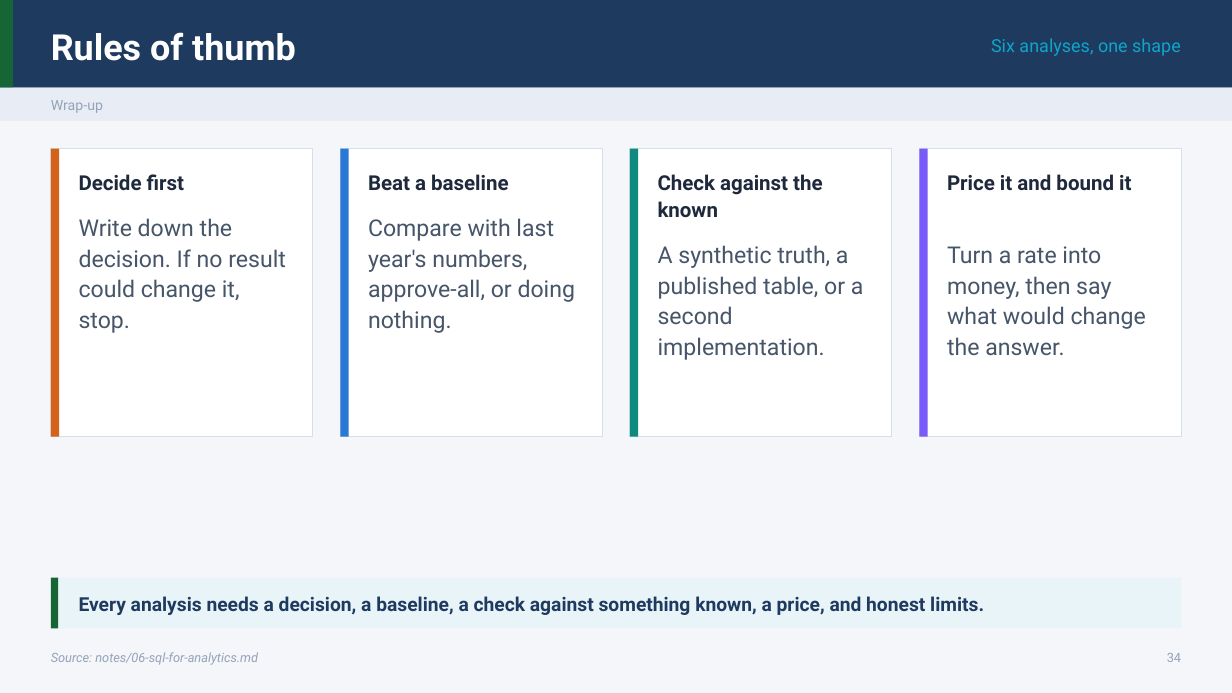
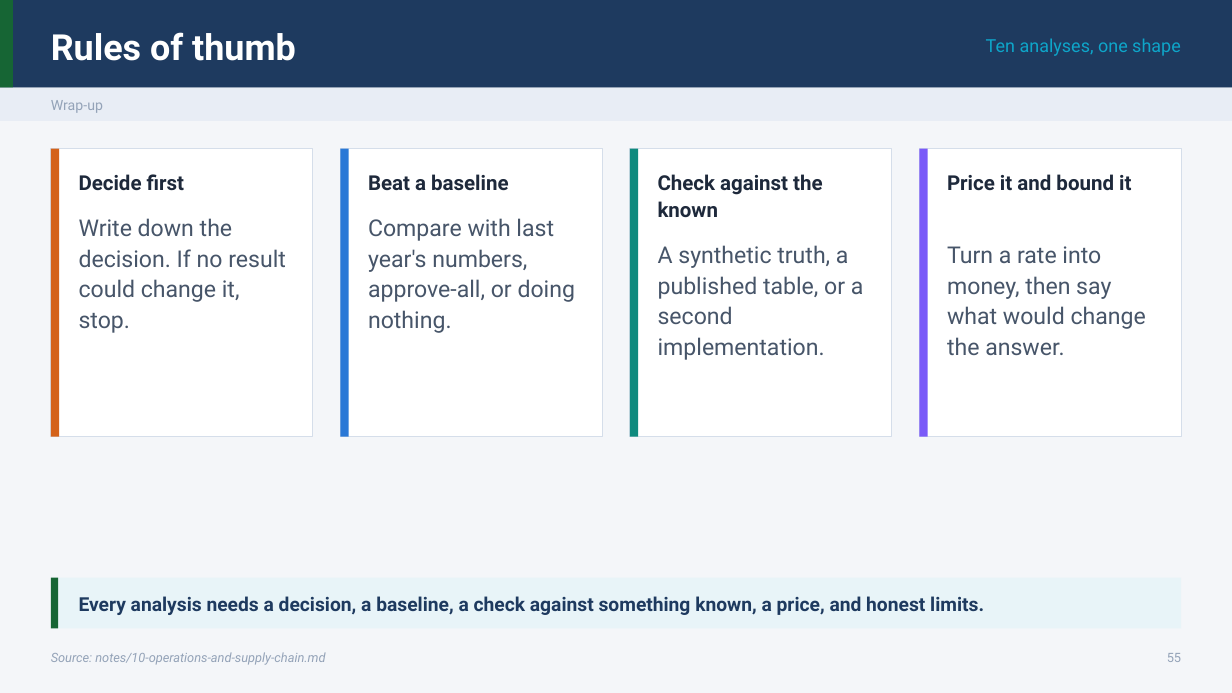
Before and after one commit to ramseywise/learn-ai-engineering, a slide deck: slide 55 of data-analytics/06-applied-analyses/slides/applied-analyses.pptx (slide 34 before the commit). Drawn at 1232x693 pixels with LibreOffice and Linux fonts; fonts in the diff are those of the drawing. Boxes give left, top, right and bottom in pixels: in the first picture for what was removed or moved away, otherwise in the second. Text is boxed around its words. In the diff, an @@ line names an element or a change of style, - is before the commit and + after.

```diff
--- a/data-analytics/06-applied-analyses/slides/applied-analyses.pptx
+++ b/data-analytics/06-applied-analyses/slides/applied-analyses.pptx
@@ text at (x1=986, y1=38, x2=1181, y2=56): text changed @@
-Six analyses, one shape
+Ten analyses, one shape
@@ text at (x1=51, y1=652, x2=325, y2=665): text changed @@
-Source: notes/06-sql-for-analytics.md
+Source: notes/10-operations-and-supply-chain.md
@@ text at (x1=1167, y1=653, x2=1181, y2=662): text changed @@
-34
+55
```
Also in this commit, not shown: 24 other slides changed, 22 slides added, 1 slide removed, 6 other files.
